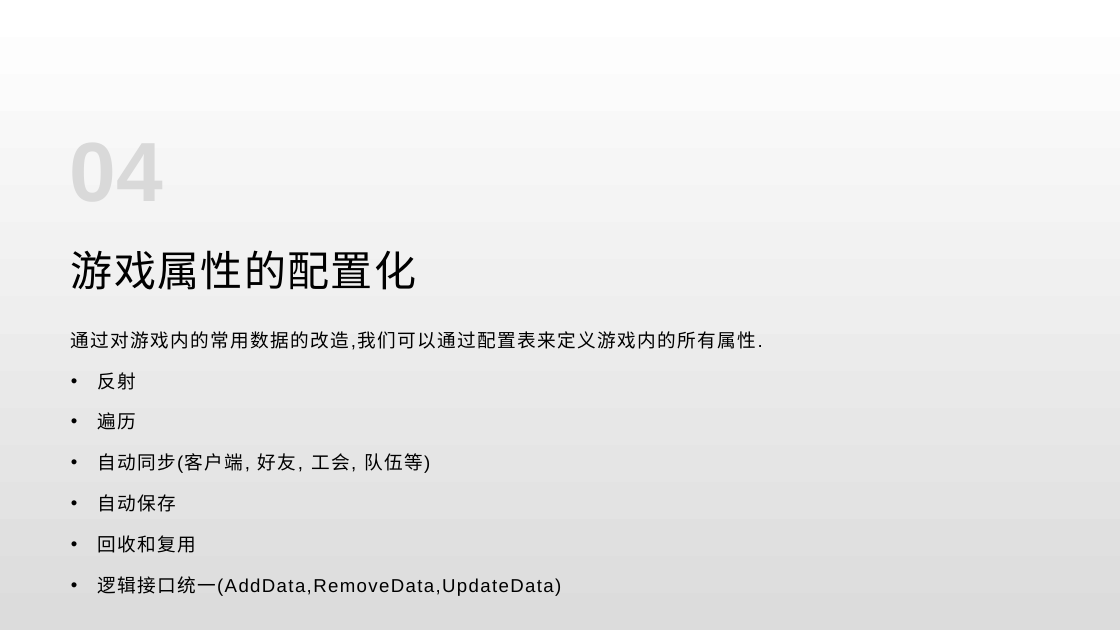
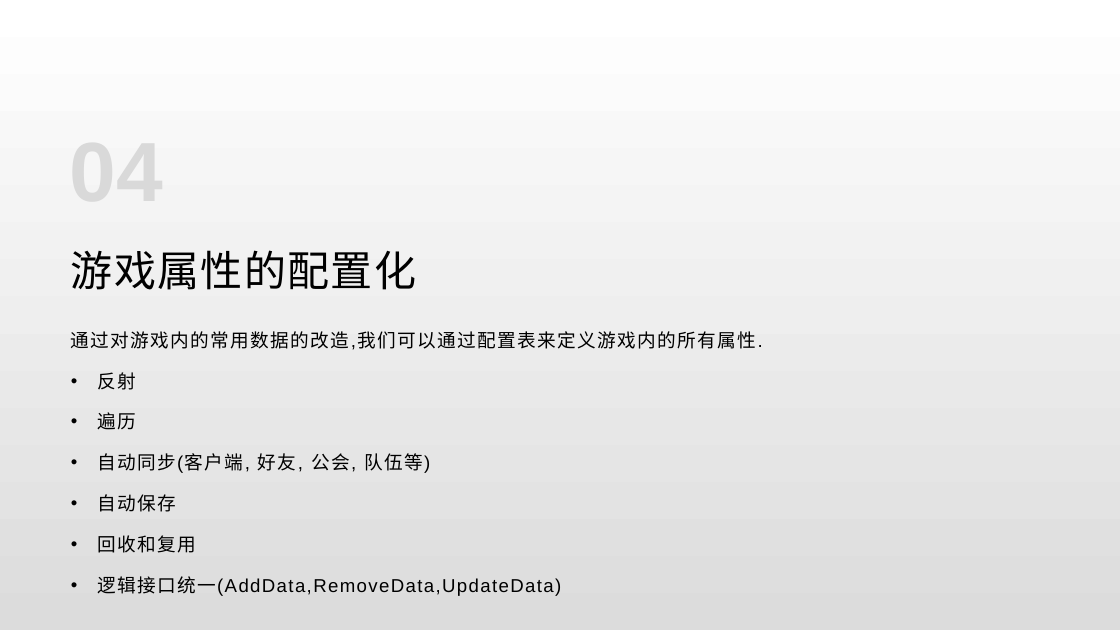
Before and after one commit to lori227/KFrame, a slide deck: slide 18 of _doc/KFrame.pptx. Drawn at 1120x630 pixels with LibreOffice and Linux fonts; fonts in the diff are those of the drawing. Boxes give left, top, right and bottom in pixels: in the first picture for what was removed or moved away, otherwise in the second. Text is boxed around its words. In the diff, an @@ line names an element or a change of style, - is before the commit and + after.

```diff
--- a/_doc/KFrame.pptx
+++ b/_doc/KFrame.pptx
@@ text at (x1=97, y1=453, x2=430, y2=473): text changed @@
-• 自动同步(客户端, 好友, 工会, 队伍等)
+• 自动同步(客户端, 好友, 公会, 队伍等)
```
Also in this commit, not shown: 4 other slides changed, 30 other files.
